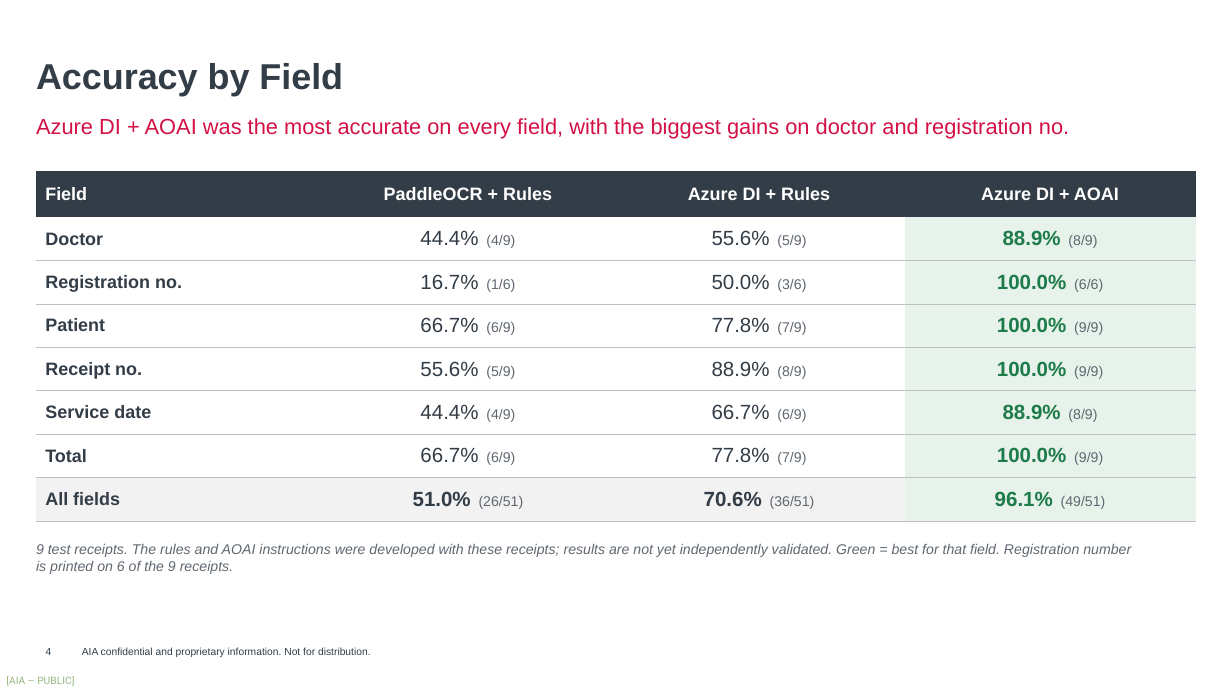
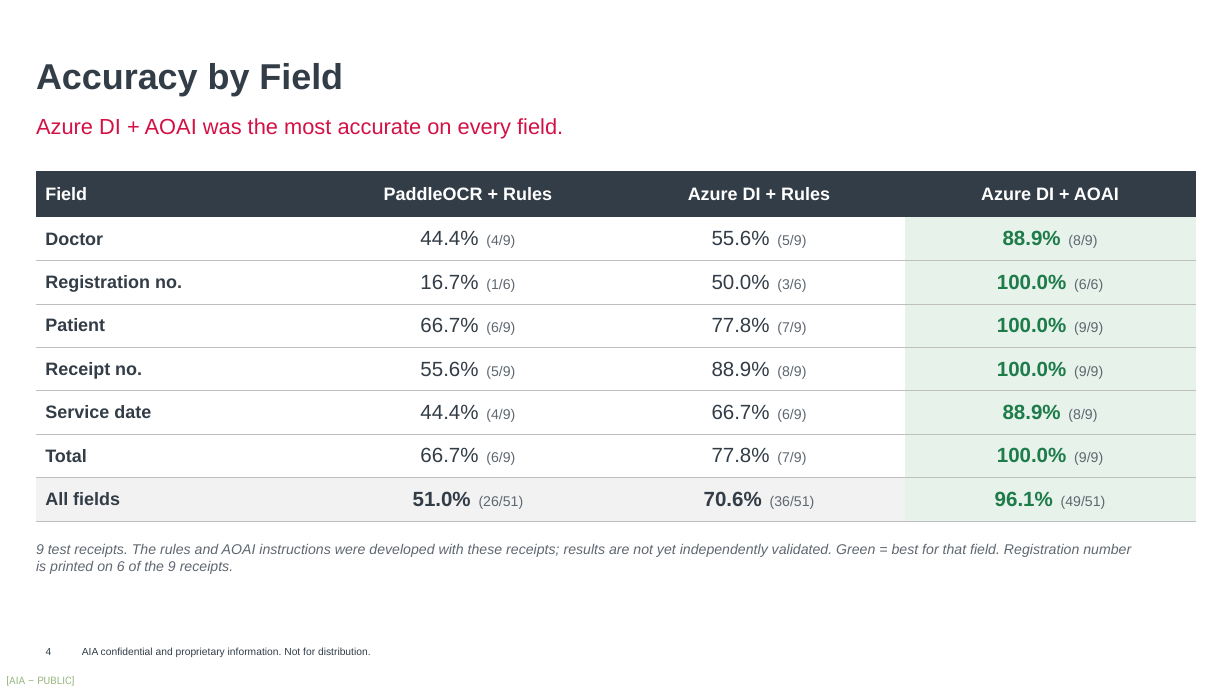
Before and after one commit to harrysokool/playground, a slide deck: slide 4 of ppt/ocr_benchmark/current/OCR_Benchmark_V13.pptx. Drawn at 1232x693 pixels with LibreOffice and Linux fonts; fonts in the diff are those of the drawing; background and template pictures are left out. Boxes give left, top, right and bottom in pixels: in the first picture for what was removed or moved away, otherwise in the second. Text is boxed around its words. In the diff, an @@ line names an element or a change of style, - is before the commit and + after.

```diff
--- a/ppt/ocr_benchmark/current/OCR_Benchmark_V13.pptx
+++ b/ppt/ocr_benchmark/current/OCR_Benchmark_V13.pptx
@@ text at <box>36,118,563,139</box>: text changed @@
-Azure DI + AOAI was the most accurate on every field, with the biggest gains on doctor and registration no.
+Azure DI + AOAI was the most accurate on every field.
```
Also in this commit, not shown: 5 other slides changed.
